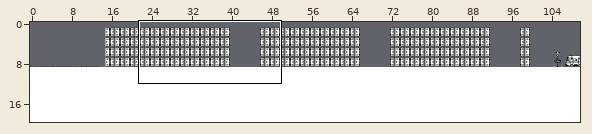
Two versions of a level (Tiled map, tiled/maps/map-3-college.tmx). Above: a wide view before the commit, with the close-up outlined.
Close-up. First the earlier version:
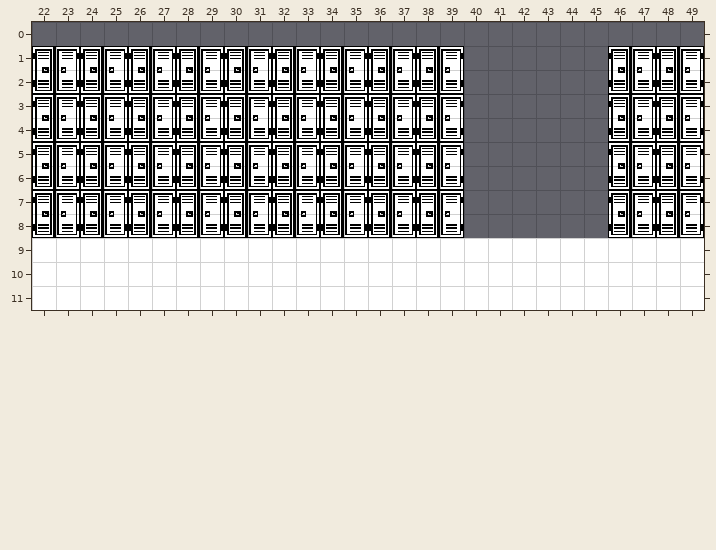
Cells are 16x16 px. Shown: x 22..49, y 0..11. The commit also changed other parts of the map, which this record leaves out.
After the commit:
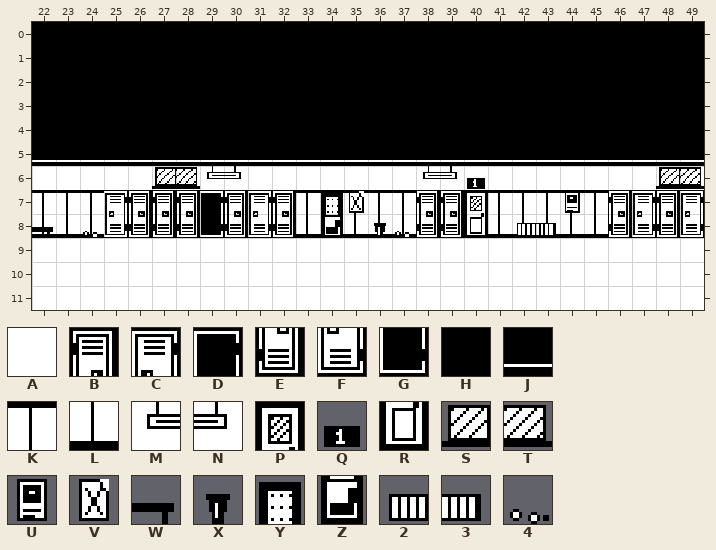
Key: from "Tileset": A 74, B 350, C 351, D 353, E 385, F 386, G 388; from "Tileset-college": H 0, J 1, K 2, L 3, M 4, N 5, P 6, Q 14, R 22, S 36, T 37, U 40, V 42, W 44, X 45, Y 47, Z 63, 2 65, 3 66, 4 68.
_ is an empty cell.
Tiles of an added or newly shown layer are drawn over the layers below it.
Diff:
Layer "bg" (now shown):
Tile A is added in row 6 at x 22 to 28, 31 to 37 and 40 to 49.
Tile H is added in rows 0 to 4 at x 22 to 49.
Tile J is added in row 5 at x 22 to 49.
Tile K is added in row 7 at x 22 to 24, 33 to 37 and 41 to 45.
Tile L is added in row 8 at x 22 to 24, 33 to 37 and 41 to 45.
Layer "bg2":
Tile 2 is added in row 8 at x 42.
Tile 3 is added in row 8 at x 43.
Tile 4 replaces tile E in row 8 at x 24.
Tile 4 replaces tile F in row 8 at x 37.
Tile B replaces tile C in row 7 at x 27 and 39.
Tile D replaces tile C in row 7 at x 29.
Tile E replaces tile F in row 8 at x 27 and 39.
Tile G replaces tile F in row 8 at x 29.
Tile M replaces tile E in row 6 at x 38.
Tile M replaces tile F in row 6 at x 29.
Tile N replaces tile E in row 6 at x 30.
Tile N replaces tile F in row 6 at x 39.
Tile P is added in row 7 at x 40.
Tile Q is added in row 6 at x 40.
Tile R is added in row 8 at x 40.
Tile S replaces tile E in row 6 at x 48.
Tile S replaces tile F in row 6 at x 27.
Tile T replaces tile E in row 6 at x 28.
Tile T replaces tile F in row 6 at x 49.
Tile U is added in row 7 at x 44.
Tile V replaces tile C in row 7 at x 35.
Tile W replaces tile E in row 8 at x 22.
Tile X replaces tile E in row 8 at x 36.
Tile Y replaces tile B in row 7 at x 34.
Tile Z replaces tile E in row 8 at x 34.
The edit erases tile B in row 1 at x 22, 24, 26, 28, 30, 32, 34, 36, 38, 46 and 48; in row 3 at x 22, 24, 26, 28, 30, 32, 34, 36, 38, 46 and 48; in row 5 at x 22, 24, 26, 28, 30, 32, 34, 36, 38, 46 and 48; in row 7 at x 22, 24 and 36.
The edit erases tile C in row 1 at x 23, 25, 27, 29, 31, 33, 35, 37, 39, 47 and 49; in row 3 at x 23, 25, 27, 29, 31, 33, 35, 37, 39, 47 and 49; in row 5 at x 23, 25, 27, 29, 31, 33, 35, 37, 39, 47 and 49; in row 7 at x 23, 33 and 37.
The edit erases tile E in row 2 at x 22, 24, 26, 28, 30, 32, 34, 36, 38, 46 and 48; in row 4 at x 22, 24, 26, 28, 30, 32, 34, 36, 38, 46 and 48; in row 6 at x 22, 24, 26, 32, 34, 36 and 46.
The edit erases tile F in row 2 at x 23, 25, 27, 29, 31, 33, 35, 37, 39, 47 and 49; in row 4 at x 23, 25, 27, 29, 31, 33, 35, 37, 39, 47 and 49; in row 6 at x 23, 25, 31, 33, 35, 37 and 47; in row 8 at x 23, 33 and 35.
Where, in picture pixels (left, top, right, bottom), the same in both close-ups:
changed: (32, 22, 704, 238)
